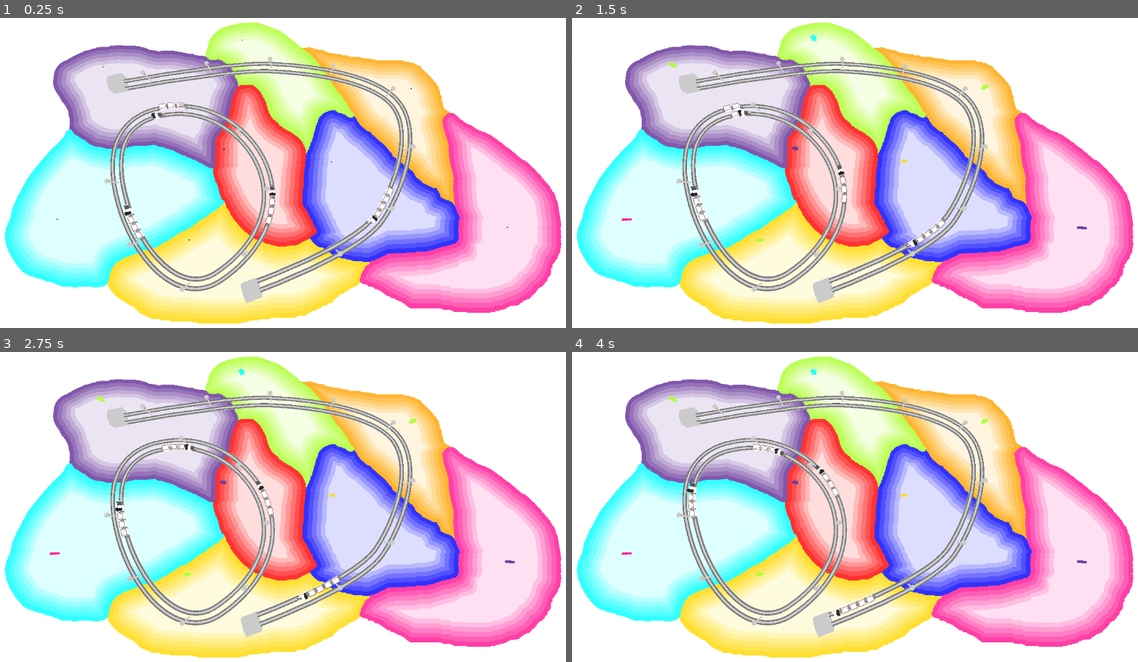
Above: before the commit, frames 1-4 (two rows, left to right).
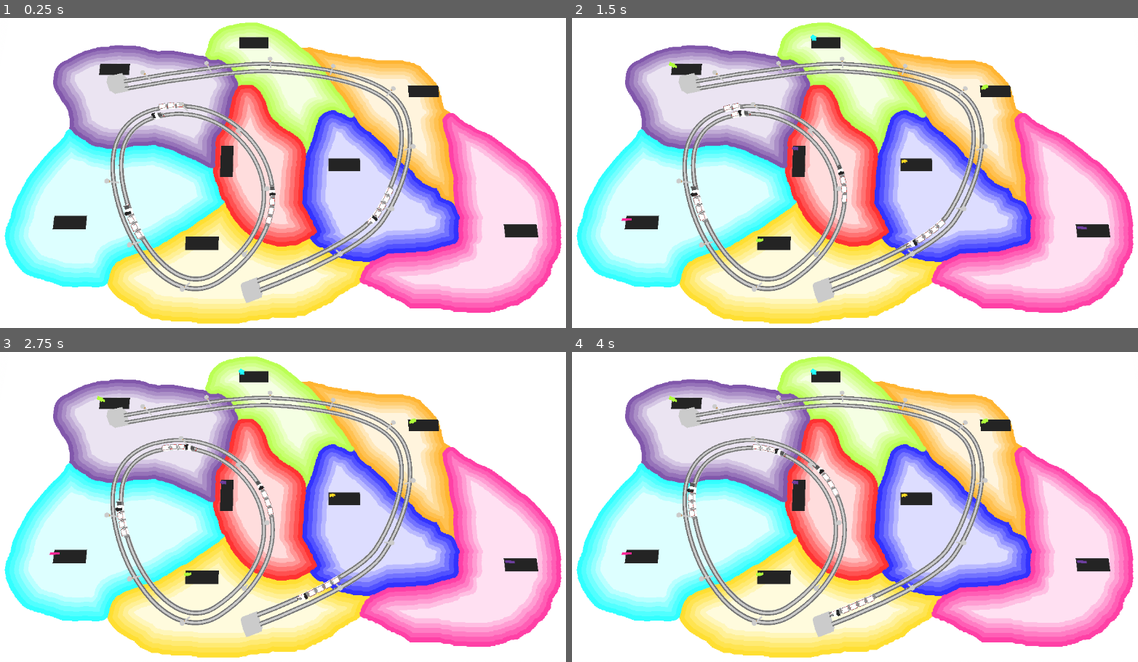
Above: after the commit, the same moments.

Repository: squirrelsoftcompany/LD54
Game: Godot game, scene res://_scenes/main.tscn
Same seed, same stepped clock (60 frames per second), same inputs: the game is played once before the commit and once after it.
Inputs (mouse positions are in pixels of both pictures, inside the frame that each line leads up to):
- Up to frame 1 (0.25 s): no input
- Up to frame 2 (1.5 s): move the mouse to (985, 160) at 0.52 s; click (985, 160) at 0.67 s; drag from (741, 194) to (826, 244) at 1.27 s
- Up to frame 3 (2.75 s): move the mouse to (339, 441) at 2.02 s; click (339, 441) at 2.17 s
- Up to frame 4 (4 s): drag from (826, 578) to (679, 463) at 2.77 s; move the mouse to (1030, 559) at 3.52 s; click (1030, 559) at 3.67 s

The runs differ from the first frame. In frame 1, 1.9% of the frame differs, in the area x 9-96%, y 6-75%; in frame 2, 1.8%; in frame 3, 1.8%; in frame 4, 1.8%.
Error before the commit: Invalid call. Nonexistent function 'get_size' in base 'Node3D (Spawn.gd)'. (res://_scenes/nodes/spawner.tscn::GDScript_ssqc8:13)

Commit message:
Spawn.get_size() needed in a previous commit

Diff:
--- a/scripts/Spawn.gd
+++ b/scripts/Spawn.gd
@@ -82,3 +82,8 @@
 func _on_spawn_timer_timeout() -> void:
 	spawnMeeple()
 	pass # Replace with function body.
+
+
+func get_size() -> Vector2:
+	@warning_ignore("integer_division")
+	return Vector2(meepleByRow, maxMeeple/meepleByRow) * ps_meeple_offset
